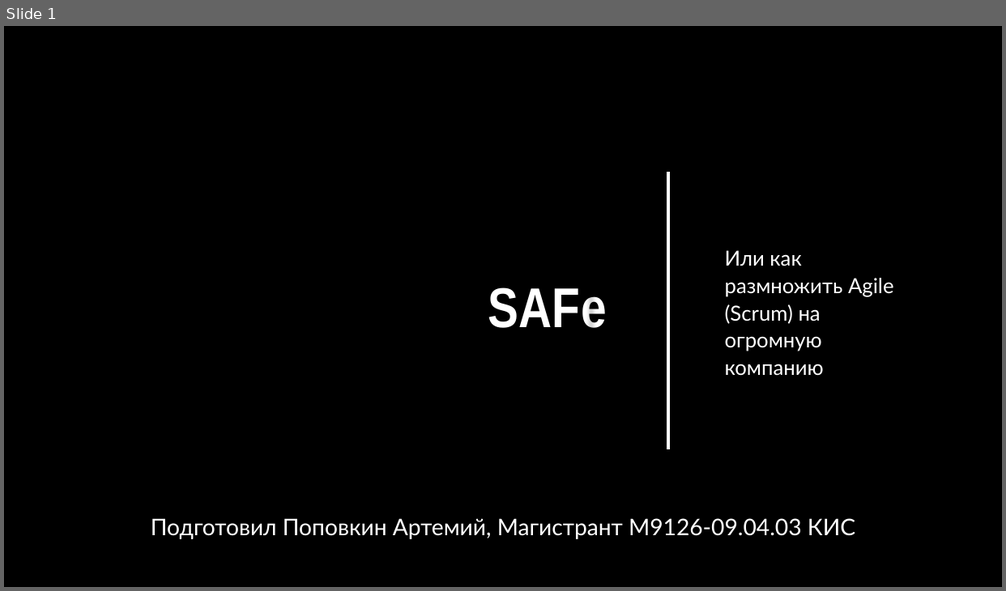
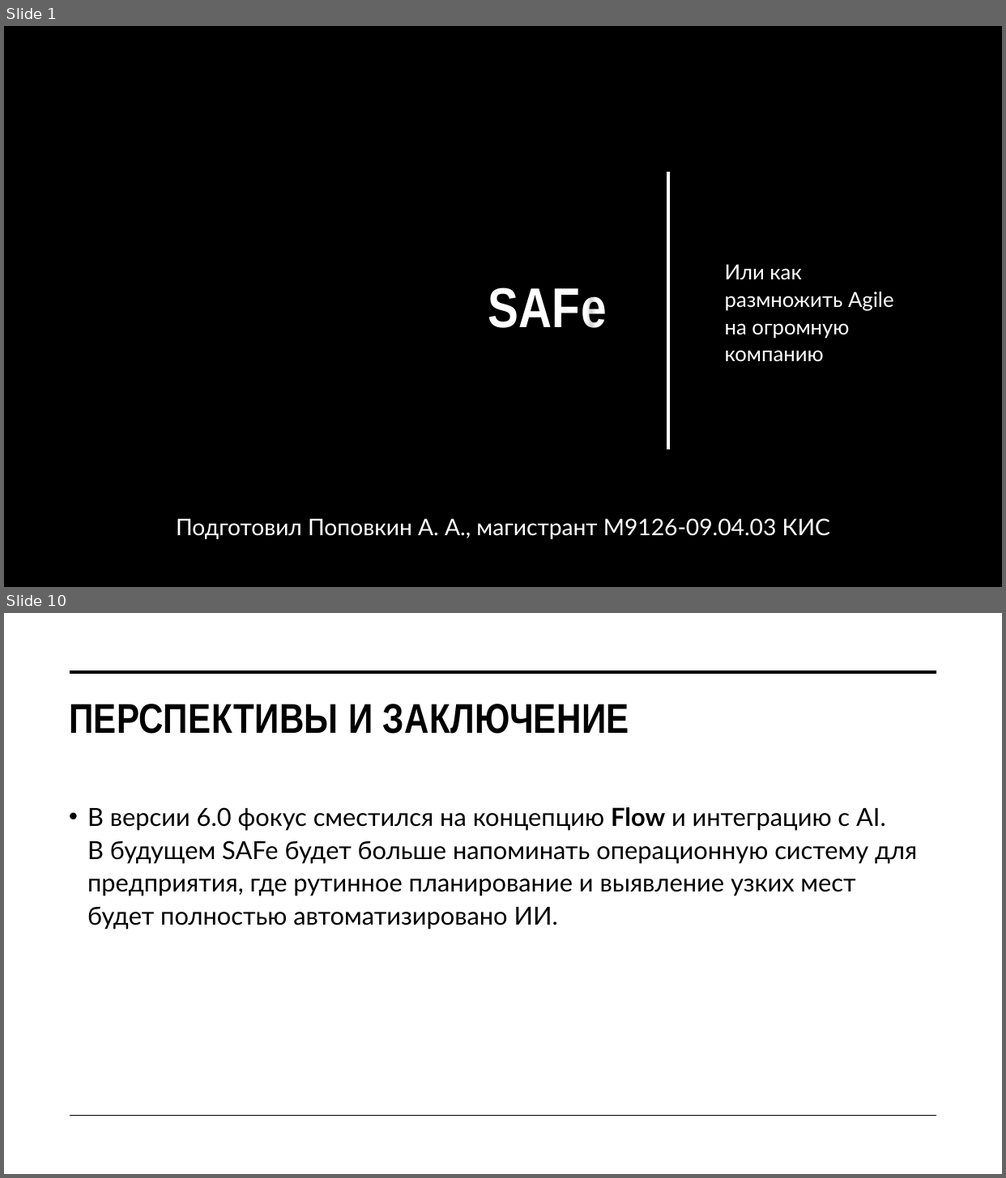
Before and after one commit to Jrol123/obsidian-dvfu_p2, a slide deck: ПРЕДМЕТЫ/Методологии и проектирование ИС/ДЗ/Презентация/SAFe.pptx. Shown one above the other, each under a label of ours: slide 1 before the commit, slides 1 and 10 after it; the slides between them are not shown. The pictures are 1006x591 and 1006x1178 pixels, drawn with LibreOffice and Linux fonts; fonts in the diff are those of the drawing; background and template pictures are left out. Boxes give left, top, right and bottom in pixels: in the first picture for what was removed or moved away, otherwise in the second. Text is boxed around its words. In the diff, an @@ line names an element or a change of style, - is before the commit and + after.

```diff
--- a/ПРЕДМЕТЫ/Методологии и проектирование ИС/ДЗ/Презентация/SAFe.pptx
+++ b/ПРЕДМЕТЫ/Методологии и проектирование ИС/ДЗ/Презентация/SAFe.pptx
@@ slide 10 added at [4,613,1002,1174], background #FFFFFF @@
@@ line added from (70, 672) to (937, 672), #000000 3.5 pt @@
@@ title added at [69,704,629,734], 40 pt, text #000000, bold @@
+ПЕРСПЕКТИВЫ И ЗАКЛЮЧЕНИЕ
@@ text added at [87,807,917,930], 24 pt, text #000000 @@
+• В версии 6.0 фокус сместился на концепцию Flow и интеграцию с AI.
+  В будущем SAFe будет больше напоминать операционную систему для предприятия, где рутинное планирование и выявление узких мест будет полностью автоматизировано ИИ.
@@ line added from (70, 1116) to (937, 1116), #000000 1 pt @@
@@ slide 1 changed as well @@
@@ subtitle at [725,264,894,362]: text changed @@
-Или как размножить Agile (Scrum) на огромную компанию
+Или как размножить Agile на огромную компанию
@@ text at [176,518,830,540]: text changed @@
-Подготовил Поповкин Артемий, Магистрант М9126-09.04.03 КИС
+Подготовил Поповкин А. А., магистрант М9126-09.04.03 КИС
```
Also in this commit, not shown: 2 other slides changed, 6 other slides added, 1 other file.
